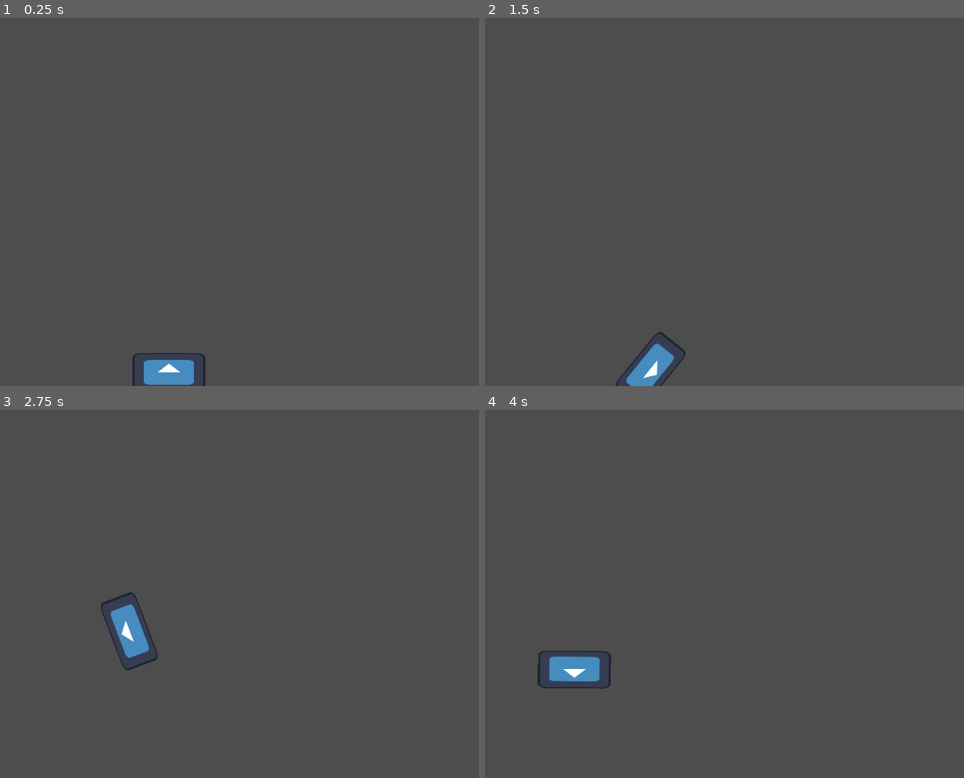
Above: before the commit, frames 1-4 (two rows, left to right).
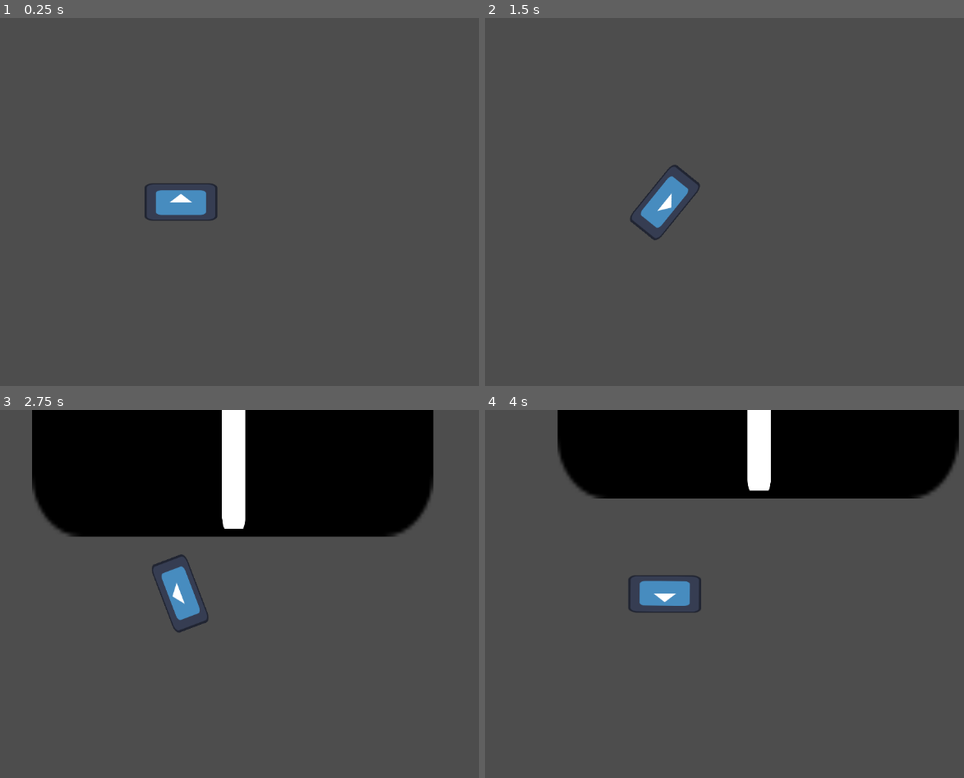
Above: after the commit, the same moments.

Repository: prakhar-gamer/NightTimeRacer
Game: Godot game, scene res://scenes/main.tscn
The game is run twice, just before and just after one commit, with the same random seed, the same clock (stepped at 60 frames per second) and the same inputs. The engine's default icon, where the game draws it, is replaced by a stand-in: a white triangle on a blue panel in a dark square.
Inputs:
- Up to frame 1 (0.25 s): no input
- Up to frame 2 (1.5 s): tap Enter at 0.5 s; hold D (right) 0.53-1.28 s; hold S (down) from 1.28 s (still down)
- Up to frame 3 (2.75 s): release S (down) at 2.03 s; hold D (right) from 2.03 s (still down)
- Up to frame 4 (4 s): release D (right) at 2.78 s; hold W (forward) 2.78-3.53 s; hold A (left) from 3.53 s (still down)

The runs differ from the first frame. In frame 1, 1.8% of the frame differs, in the area x 27-46%, y 44-100%; in frame 2, 1.7%; in frame 3, 30%, in the area x 6-91%, y 0-71%; in frame 4, 21%.
Error after the commit: Parse Error: Unindent doesn't match the previous indentation level. (res://Scripts/roads/roadManager.gd:41)

Commit message:
progress in making a dynamic infinite road

Diff:
--- /dev/null
+++ b/Scripts/EventManager/EventManagerInfinity.gd
@@ -0,0 +1,5 @@
+extends Node
+
+signal leftRoad1
+signal leftRoad2
+signal leftRoad3
--- /dev/null
+++ b/Scripts/main.gd
@@ -0,0 +1,11 @@
+extends Node2D
+
+
+# Called when the node enters the scene tree for the first time.
+func _ready() -> void:
+	pass # Replace with function body.
+
+
+# Called every frame. 'delta' is the elapsed time since the previous frame.
+func _process(delta: float) -> void:
+	pass
--- a/Scripts/player_car.gd
+++ b/Scripts/player_car.gd
@@ -1,4 +1,6 @@
 extends CharacterBody2D
+
+@export var allowBackwords = true
 
 
 @export var MaxVelocity = 1000
@@ -49,9 +51,15 @@
 
 	velocity = forwardVelocity + (rightVelocity * driftFactor)
 
+	#depending on gamemode you can disable backwords movement
+	var backwordsVelocity
+	if allowBackwords == true:
+		backwordsVelocity = MaxVelocity
+	else:
+		backwordsVelocity = 0
 
 	velocity.x = clampf(velocity.x, -MaxVelocity, MaxVelocity)
-	velocity.y = clampf(velocity.y, -MaxVelocity, MaxVelocity)
+	velocity.y = clampf(velocity.y, -MaxVelocity, backwordsVelocity)
 
 	move_and_slide()
 	pass
--- /dev/null
+++ b/Scripts/roads/road.gd
@@ -0,0 +1,29 @@
+extends Node2D
+
+var isActive = false
+var bodyExited = false
+
+# Called when the node enters the scene tree for the first time.
+func _ready() -> void:
+	pass # Replace with function body.
+
+
+# Called every frame. 'delta' is the elapsed time since the previous frame.
+func _process(delta: float) -> void:
+	pass
+
+
+func _on_enter_road_body_entered(body: Node2D) -> void:
+	if body.is_in_group("player_car"):
+		isActive = true
+
+
+func _on_exit_road_body_exited(body: Node2D) -> void:
+	if body.is_in_group("player_car"):
+		bodyExited = true
+		isActive = false
+
+func get_top_position() -> float:
+	var street = $Streeet
+	var half_height = (street.texture.get_height() * street.scale.y) / 2.0
+	return street.global_position.y-half_height
--- /dev/null
+++ b/Scripts/roads/roadManager.gd
@@ -0,0 +1,42 @@
+extends Node2D
+
+var currentRoadActive = false
+@onready var infiniteRoad = $"."
+var roads = []
+var relocateRoad = []
+
+# Called when the node enters the scene tree for the first time.
+func _ready() -> void:
+	for node in infiniteRoad.get_children():
+		if node.is_in_group("Road"):
+			roads.append(node)
+	print(roads)
+
+
+# Called every frame. 'delta' is the elapsed time since the previous frame.
+func _process(delta: float) -> void:
+	roadCache()
+	pass
+
+func roadCache():
+	for i in range(roads.size()):
+		var road = roads[i]
+		if road.get_meta("position") == "bottom" && road.bodyExited == true:
+			relocateRoad.append(road)
+			road.bodyExited = false
+			road.set_meta("position", "top")
+			var newBottom = roads[(i+1) % roads.size()]
+			newBottom.set_meta("position", "bottom")
+			var newMiddle = roads[(i+2) % roads.size()]
+			newMiddle.set_meta("position", "middle")
+			var newHeight = newMiddle.get_top_position()
+			road.position.y = int(newHeight)
+			print("updated")
+	pass
+
+func roadSort():
+	if relocateRoad.size() == 2:
+			var road = relocateRoad[2]
+			var toproad = relocateRoad[(i+2) % relocateRoad.size()]
+			var newHeight = toproad.get_top_height()
+		pass
--- a/project.godot
+++ b/project.godot
@@ -18,6 +18,10 @@
 [editor_plugins]
 
 enabled=PackedStringArray("res://addons/godot_super-wakatime/plugin.cfg")
+
+[global_group]
+
+player_car="The car is a player car"
 
 [input]
 
--- a/scenes/main.tscn
+++ b/scenes/main.tscn
@@ -1,8 +1,16 @@
 [gd_scene format=3 uid="uid://u0jg4oqwowv4"]
 
 [ext_resource type="PackedScene" uid="uid://d2um2sj0844cp" path="res://scenes/player_car.tscn" id="1_o5qli"]
+[ext_resource type="Script" uid="uid://b1ylub7kqqgl3" path="res://Scripts/main.gd" id="1_sugp2"]
+[ext_resource type="PackedScene" uid="uid://dlym4dbutpoe2" path="res://scenes/road.tscn" id="2_0wfyh"]
 
 [node name="Main" type="Node2D" unique_id=351442125]
+script = ExtResource("1_sugp2")
 
 [node name="PlayerCar" parent="." unique_id=1530220514 instance=ExtResource("1_o5qli")]
-position = Vector2(556, 624)
+position = Vector2(532, 431)
+
+[node name="InfiniteRoad" parent="." unique_id=1104710957 instance=ExtResource("2_0wfyh")]
+z_index = -1
+position = Vector2(-13, -663)
+metadata/_edit_lock_ = true
--- a/scenes/player_car.tscn
+++ b/scenes/player_car.tscn
@@ -6,16 +6,17 @@
 [sub_resource type="RectangleShape2D" id="RectangleShape2D_s2c5k"]
 size = Vector2(126, 62)
 
-[node name="PlayerCar" type="CharacterBody2D" unique_id=1530220514]
+[node name="PlayerCar" type="CharacterBody2D" unique_id=1530220514 groups=["player_car"]]
 script = ExtResource("1_ir7uv")
+metadata/_edit_group_ = true
 
 [node name="CollisionShape2D" type="CollisionShape2D" parent="." unique_id=1986271812]
 position = Vector2(1, -1)
 shape = SubResource("RectangleShape2D_s2c5k")
-metadata/_edit_group_ = true
 
 [node name="Sprite2D" type="Sprite2D" parent="." unique_id=1369685853]
-position = Vector2(0, -1)
+position = Vector2(1, 0)
 scale = Vector2(1, 0.515625)
 texture = ExtResource("2_v64uw")
-metadata/_edit_group_ = true
+
+[node name="Camera2D" type="Camera2D" parent="." unique_id=1293125474]
--- /dev/null
+++ b/scenes/road.tscn
@@ -0,0 +1,187 @@
+[gd_scene format=3 uid="uid://dlym4dbutpoe2"]
+
+[ext_resource type="Script" uid="uid://ds8h2m6fcig0a" path="res://Scripts/roads/roadManager.gd" id="1_fy6l0"]
+[ext_resource type="Texture2D" uid="uid://c4y58h8nu7wur" path="res://icon.svg" id="1_mv8x7"]
+[ext_resource type="Script" uid="uid://d3r5bgik7iygs" path="res://Scripts/roads/road.gd" id="2_fy6l0"]
+
+[sub_resource type="RectangleShape2D" id="RectangleShape2D_fy6l0"]
+size = Vector2(134.36365, 12.094856)
+
+[sub_resource type="RectangleShape2D" id="RectangleShape2D_ekj83"]
+size = Vector2(763, 61)
+
+[node name="InfiniteRoad" type="Node2D" unique_id=1310888899]
+script = ExtResource("1_fy6l0")
+
+[node name="Road1" type="Node2D" parent="." unique_id=1071703455 groups=["Road"]]
+position = Vector2(3, -1749)
+script = ExtResource("2_fy6l0")
+metadata/position = &"bottom"
+metadata/_edit_group_ = true
+
+[node name="Streeet" type="Sprite2D" parent="Road1" unique_id=1376617791]
+modulate = Color(0, 0, 0, 1)
+self_modulate = Color(5.5350364e-07, 0.3704721, 0.3790928, 1)
+position = Vector2(560.00006, 304)
+scale = Vector2(5.5, 6.8359375)
+texture = ExtResource("1_mv8x7")
+metadata/_edit_group_ = true
+
+[node name="White Lines" type="Node2D" parent="Road1" unique_id=463720630]
+position = Vector2(560.00006, 304)
+scale = Vector2(5.5, 6.8359375)
+
+[node name="line4" type="Sprite2D" parent="Road1/White Lines" unique_id=2004327131]
+modulate = Color(18.892157, 18.892157, 18.892157, 1)
+position = Vector2(0.7272568, -51.05371)
+scale = Vector2(0.03977265, 0.15585718)
+texture = ExtResource("1_mv8x7")
+
+[node name="line3" type="Sprite2D" parent="Road1/White Lines" unique_id=1587091149]
+modulate = Color(18.892157, 18.892157, 18.892157, 1)
+position = Vector2(0.9090729, -23.488)
+scale = Vector2(0.047585186, 0.19071425)
+texture = ExtResource("1_mv8x7")
+
+[node name="line2" type="Sprite2D" parent="Road1/White Lines" unique_id=959571543]
+modulate = Color(18.892157, 18.892157, 18.892157, 1)
+position = Vector2(0.5454421, 8.191999)
+scale = Vector2(0.051136333, 0.2022857)
+texture = ExtResource("1_mv8x7")
+
+[node name="line1" type="Sprite2D" parent="Road1/White Lines" unique_id=493536161]
+modulate = Color(18.892157, 18.892157, 18.892157, 1)
+position = Vector2(0.36362955, 45.202282)
+scale = Vector2(0.058948867, 0.26071423)
+texture = ExtResource("1_mv8x7")
+
+[node name="ExitRoad" type="Area2D" parent="Road1" unique_id=812334226]
+position = Vector2(560.00006, 304)
+scale = Vector2(5.5, 6.8359375)
+
+[node name="CollisionShape2D" type="CollisionShape2D" parent="Road1/ExitRoad" unique_id=1109459042]
+position = Vector2(-3.090921, -57.929146)
+shape = SubResource("RectangleShape2D_fy6l0")
+
+[node name="EnterRoad" type="Area2D" parent="Road1" unique_id=1020400416]
+
+[node name="CollisionShape2D" type="CollisionShape2D" parent="Road1/EnterRoad" unique_id=795056191]
+position = Vector2(558, 710)
+shape = SubResource("RectangleShape2D_ekj83")
+
+[node name="Road2" type="Node2D" parent="." unique_id=185081000 groups=["Road"]]
+position = Vector2(8, 17)
+script = ExtResource("2_fy6l0")
+metadata/_edit_group_ = true
+metadata/position = &"middle"
+
+[node name="Streeet" type="Sprite2D" parent="Road2" unique_id=1355994493]
+modulate = Color(0, 0, 0, 1)
+self_modulate = Color(5.5350364e-07, 0.3704721, 0.3790928, 1)
+position = Vector2(560.00006, 304)
+scale = Vector2(5.5, 6.8359375)
+texture = ExtResource("1_mv8x7")
+
+[node name="White Lines" type="Node2D" parent="Road2" unique_id=1334700508]
+position = Vector2(560.00006, 304)
+scale = Vector2(5.5, 6.8359375)
+
+[node name="line4" type="Sprite2D" parent="Road2/White Lines" unique_id=2121266368]
+modulate = Color(18.892157, 18.892157, 18.892157, 1)
+position = Vector2(0.7272568, -51.05371)
+scale = Vector2(0.03977265, 0.15585718)
+texture = ExtResource("1_mv8x7")
+
+[node name="line3" type="Sprite2D" parent="Road2/White Lines" unique_id=1125402000]
+modulate = Color(18.892157, 18.892157, 18.892157, 1)
+position = Vector2(0.9090729, -23.488)
+scale = Vector2(0.047585186, 0.19071425)
+texture = ExtResource("1_mv8x7")
+
+[node name="line2" type="Sprite2D" parent="Road2/White Lines" unique_id=1088933631]
+modulate = Color(18.892157, 18.892157, 18.892157, 1)
+position = Vector2(0.5454421, 8.191999)
+scale = Vector2(0.051136333, 0.2022857)
+texture = ExtResource("1_mv8x7")
+
+[node name="line1" type="Sprite2D" parent="Road2/White Lines" unique_id=1914198136]
+modulate = Color(18.892157, 18.892157, 18.892157, 1)
+position = Vector2(0.36362955, 45.202282)
+scale = Vector2(0.058948867, 0.26071423)
+texture = ExtResource("1_mv8x7")
+
+[node name="ExitRoad" type="Area2D" parent="Road2" unique_id=1105917774]
+position = Vector2(560.00006, 304)
+scale = Vector2(5.5, 6.8359375)
+
+[node name="CollisionShape2D" type="CollisionShape2D" parent="Road2/ExitRoad" unique_id=1998266912]
+position = Vector2(-3.090921, -57.929146)
+shape = SubResource("RectangleShape2D_fy6l0")
+
+[node name="EnterRoad" type="Area2D" parent="Road2" unique_id=763097623]
+
+[node name="CollisionShape2D" type="CollisionShape2D" parent="Road2/EnterRoad" unique_id=1754665307]
+position = Vector2(558, 710)
+shape = SubResource("RectangleShape2D_ekj83")
+
+[node name="Road3" type="Node2D" parent="." unique_id=1885463865 groups=["Road"]]
+position = Vector2(-1, -866)
+script = ExtResource("2_fy6l0")
+metadata/_edit_group_ = true
+metadata/position = &"top"
+
+[node name="Streeet" type="Sprite2D" parent="Road3" unique_id=313405657]
+modulate = Color(0, 0, 0, 1)
+self_modulate = Color(5.5350364e-07, 0.3704721, 0.3790928, 1)
+position = Vector2(560.00006, 304)
+scale = Vector2(5.5, 6.8359375)
+texture = ExtResource("1_mv8x7")
+
+[node name="White Lines" type="Node2D" parent="Road3" unique_id=727627266]
+position = Vector2(560.00006, 304)
+scale = Vector2(5.5, 6.8359375)
+
+[node name="line4" type="Sprite2D" parent="Road3/White Lines" unique_id=1531312188]
+modulate = Color(18.892157, 18.892157, 18.892157, 1)
+position = Vector2(0.7272568, -51.05371)
+scale = Vector2(0.03977265, 0.15585718)
+texture = ExtResource("1_mv8x7")
+
+[node name="line3" type="Sprite2D" parent="Road3/White Lines" unique_id=1340372158]
+modulate = Color(18.892157, 18.892157, 18.892157, 1)
+position = Vector2(0.9090729, -23.488)
+scale = Vector2(0.047585186, 0.19071425)
+texture = ExtResource("1_mv8x7")
+
+[node name="line2" type="Sprite2D" parent="Road3/White Lines" unique_id=574455961]
+modulate = Color(18.892157, 18.892157, 18.892157, 1)
+position = Vector2(0.5454421, 8.191999)
+scale = Vector2(0.051136333, 0.2022857)
+texture = ExtResource("1_mv8x7")
+
+[node name="line1" type="Sprite2D" parent="Road3/White Lines" unique_id=1314890949]
+modulate = Color(18.892157, 18.892157, 18.892157, 1)
+position = Vector2(0.36362955, 45.202282)
+scale = Vector2(0.058948867, 0.26071423)
+texture = ExtResource("1_mv8x7")
+
+[node name="ExitRoad" type="Area2D" parent="Road3" unique_id=1331440982]
+position = Vector2(560.00006, 304)
+scale = Vector2(5.5, 6.8359375)
+
+[node name="CollisionShape2D" type="CollisionShape2D" parent="Road3/ExitRoad" unique_id=930360917]
+position = Vector2(-3.090921, -57.929146)
+shape = SubResource("RectangleShape2D_fy6l0")
+
+[node name="EnterRoad" type="Area2D" parent="Road3" unique_id=782318915]
+
+[node name="CollisionShape2D" type="CollisionShape2D" parent="Road3/EnterRoad" unique_id=660845255]
+position = Vector2(558, 710)
+shape = SubResource("RectangleShape2D_ekj83")
+
+[connection signal="body_exited" from="Road1/ExitRoad" to="Road1" method="_on_exit_road_body_exited"]
+[connection signal="body_entered" from="Road1/EnterRoad" to="Road1" method="_on_enter_road_body_entered"]
+[connection signal="body_exited" from="Road2/ExitRoad" to="Road2" method="_on_exit_road_body_exited"]
+[connection signal="body_entered" from="Road2/EnterRoad" to="Road1" method="_on_enter_road_body_entered"]
+[connection signal="body_exited" from="Road3/ExitRoad" to="Road1" method="_on_exit_road_body_exited"]
+[connection signal="body_entered" from="Road3/EnterRoad" to="Road1" method="_on_enter_road_body_entered"]
Not shown, added: Scripts/EventManager/EventManagerInfinity.gd.uid
Not shown, added: Scripts/main.gd.uid
Not shown, added: Scripts/roads/road.gd.uid
Not shown, added: Scripts/roads/roadManager.gd.uid
